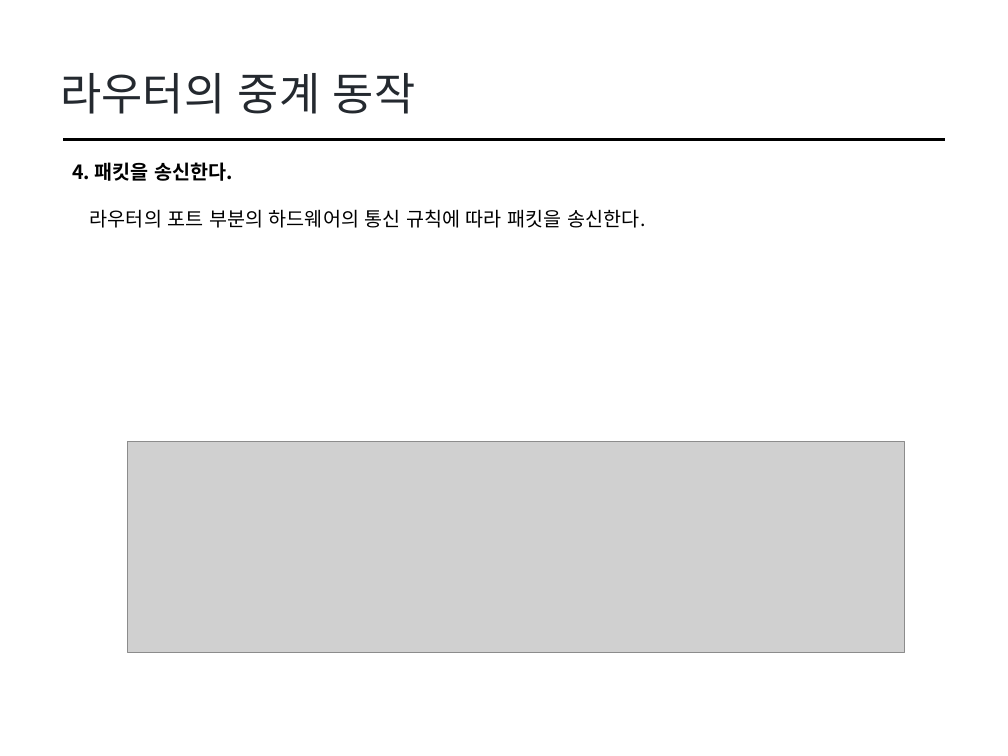
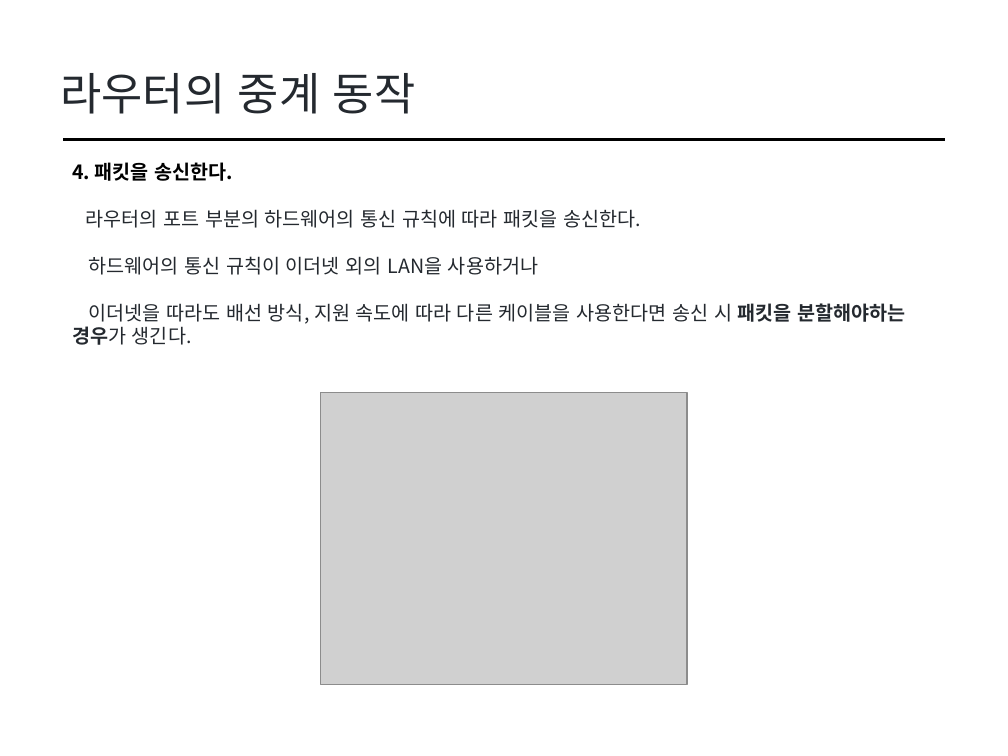
Before and after one commit to cs-study-org/cs-study, a slide deck: slide 13 of 13/yongki/LANdevice.pptx. Drawn at 1008x756 pixels with LibreOffice and Linux fonts; fonts in the diff are those of the drawing; grey boxes stand for pictures. Boxes give left, top, right and bottom in pixels: in the first picture for what was removed or moved away, otherwise in the second. Text is boxed around its words. In the diff, an @@ line names an element or a change of style, - is before the commit and + after.

```diff
--- a/13/yongki/LANdevice.pptx
+++ b/13/yongki/LANdevice.pptx
@@ text at (72,162,641,228): text colour #000000 to #24292F in "라우터의 포트 부분의 하드웨어의 통신 규칙에 따라 ..." @@
@@ text at (72,256,906,345): paragraphs added @@
+하드웨어의 통신 규칙이 이더넷 외의 LAN을 사용하거나
+이더넷을 따라도 배선 방식, 지원 속도에 따라 다른 케이블을 사용한다면 송신 시 패킷을 분할해야하는 경우가 생긴다.
@@ picture added at (321,392,686,684) @@
@@ picture removed at (127,442,904,652) @@
```
Also in this commit, not shown: 8 other slides changed, 5 slides added, 1 slide removed.
